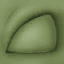
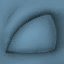
Before/after of a 64 × 64 layered artwork. What changed in the layer stack:
hid group "White" (5 layers) over [0, 0, 64, 64]
showed group "Blue" (5 layers) over [0, 0, 64, 64]
